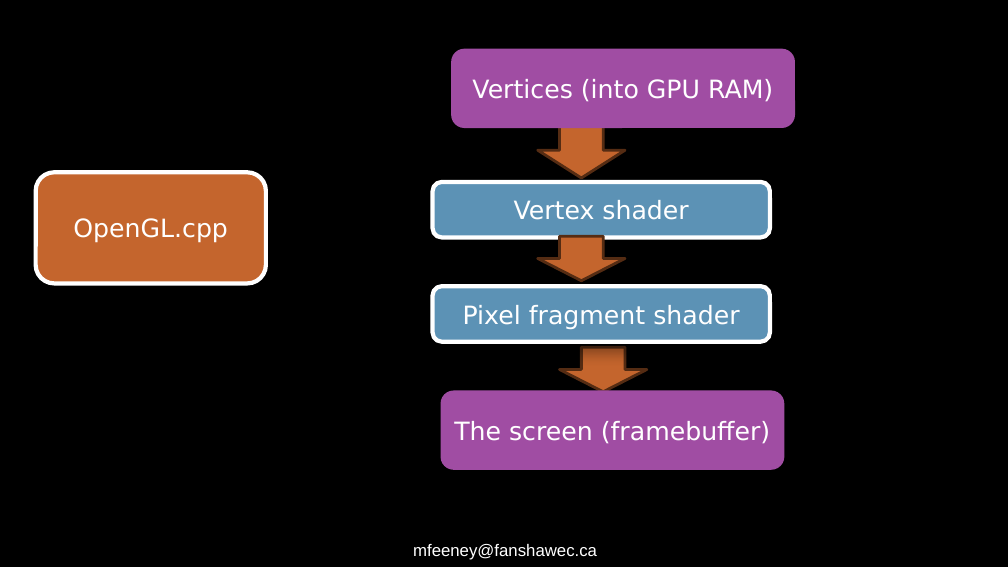
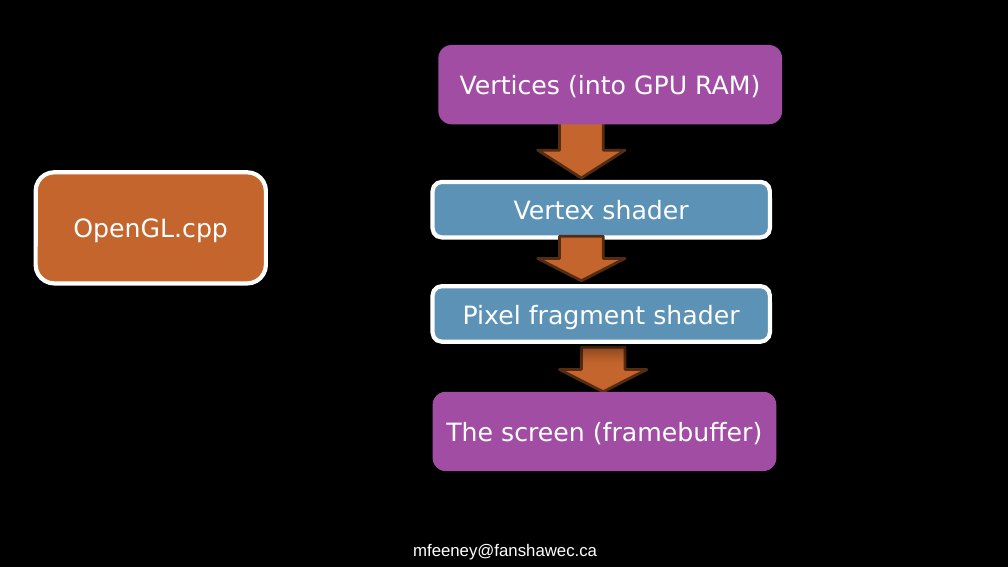
Before and after one commit to FeeneyCodes/INFO3111S24, a slide deck: slide 4 of Lectures/Day_02 (Thursday, May 9th, 2024)/Day_02_On_screen_Notes.pptx. Drawn at 1008x567 pixels with LibreOffice and Linux fonts; fonts in the diff are those of the drawing. Boxes give left, top, right and bottom in pixels: in the first picture for what was removed or moved away, otherwise in the second. Text is boxed around its words. In the diff, an @@ line names an element or a change of style, - is before the commit and + after.

```diff
--- a/Lectures/Day_02 (Thursday, May 9th, 2024)/Day_02_On_screen_Notes.pptx
+++ b/Lectures/Day_02 (Thursday, May 9th, 2024)/Day_02_On_screen_Notes.pptx
@@ rounded rectangle "Vertices (into GPU RAM)": place and size @@
-rounded rectangle "Vertices (into GPU RAM)" at [452,48,795,128]
+rounded rectangle "Vertices (into GPU RAM)" at [438,45,782,125]
@@ rounded rectangle "The screen (framebuffer)": place and size @@
-rounded rectangle "The screen (framebuffer)" at [440,390,784,470]
+rounded rectangle "The screen (framebuffer)" at [432,392,776,472]
```
Also in this commit, not shown: 1 other slide changed, 1 slide added, 9 other files.
